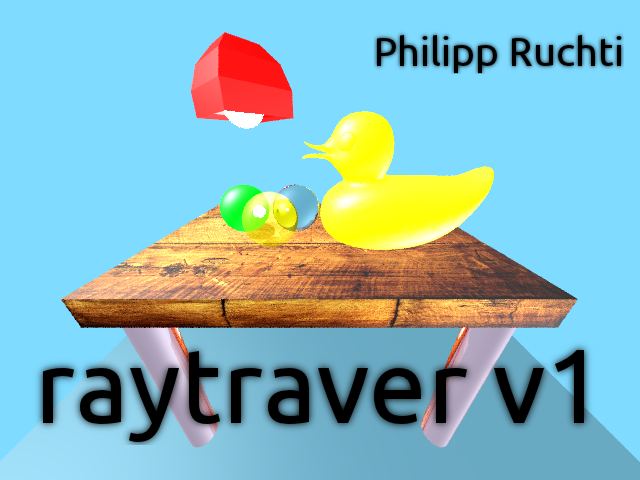
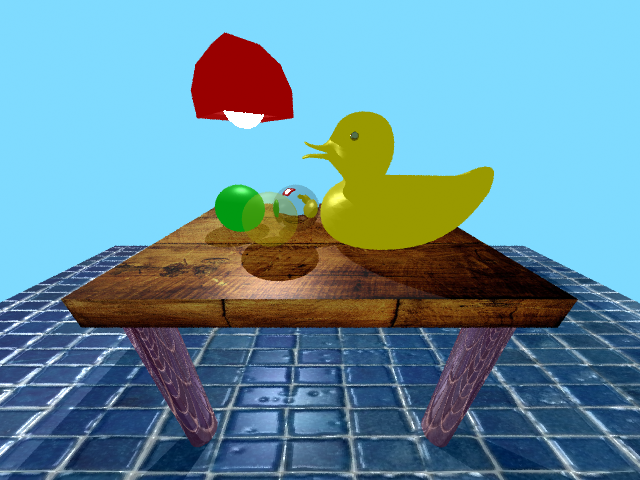
Revision of a layered 640x480 image; what changed, layer by layer:
added layer "Eingefügte Ebene" above "Philipp Ruchti#2" over [0, 31, 640, 480]
